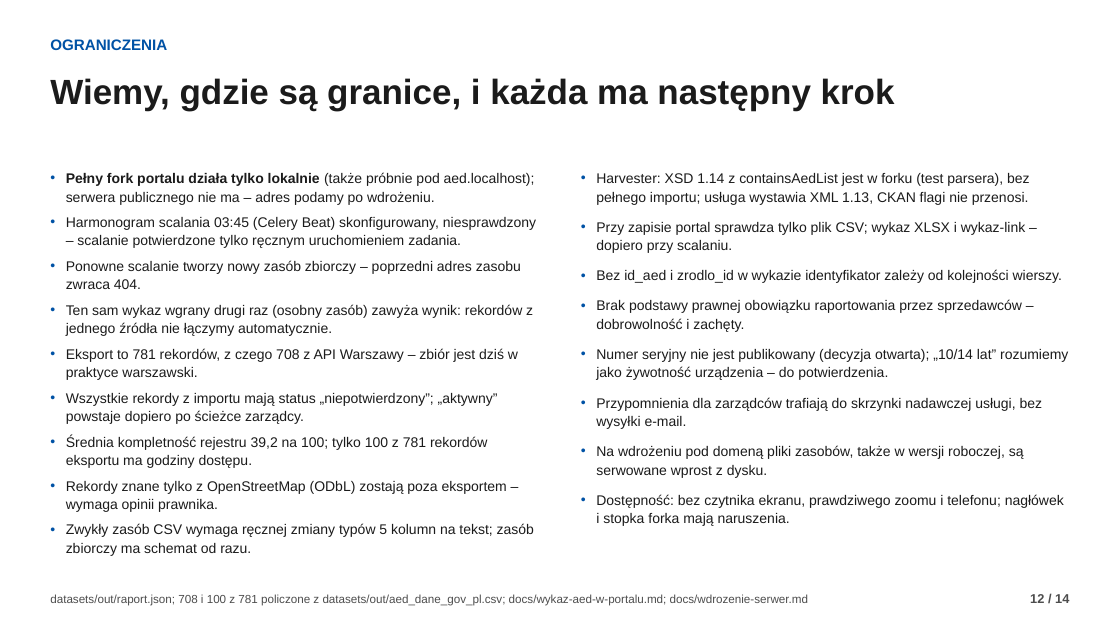
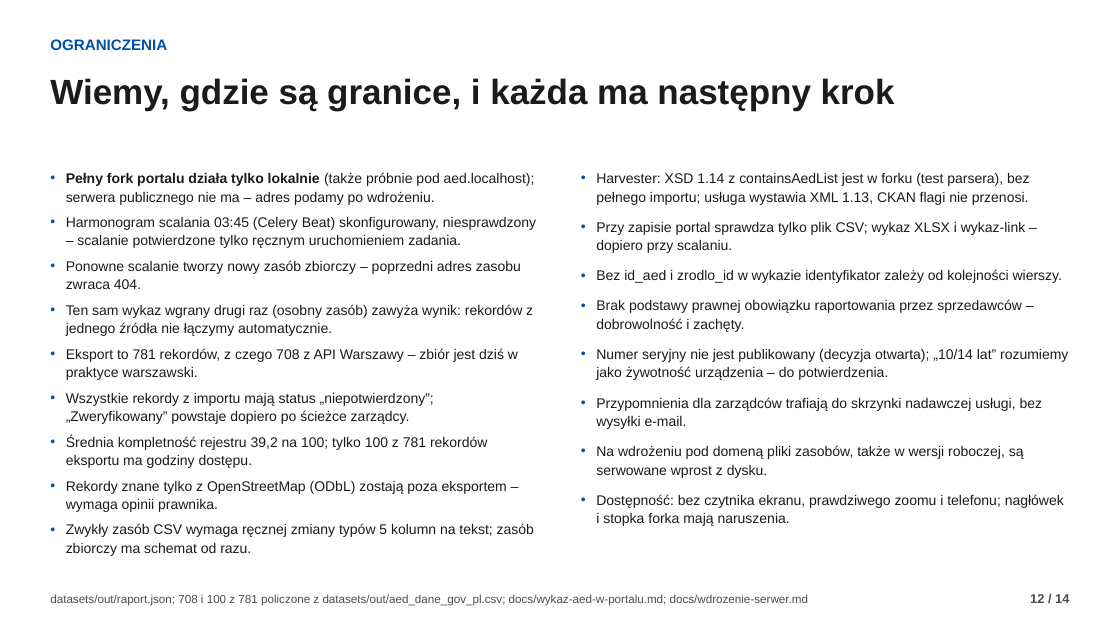
Before and after one commit to fidok15/AED, a slide deck: slide 12 of docs/prezentacja/misja-aed.pptx. Drawn at 1120x630 pixels with LibreOffice and Linux fonts; fonts in the diff are those of the drawing. Boxes give left, top, right and bottom in pixels: in the first picture for what was removed or moved away, otherwise in the second. Text is boxed around its words. In the diff, an @@ line names an element or a change of style, - is before the commit and + after.

Commit message:
docs: 'Zweryfikowany' as the user-facing label of status aktywny; registry and converter steps as seen on screen

```diff
--- a/docs/prezentacja/misja-aed.pptx
+++ b/docs/prezentacja/misja-aed.pptx
@@ text at [66, 393, 434, 424]: text changed @@
-• Wszystkie rekordy z importu mają status „niepotwierdzony”; „aktywny” powstaje dopiero po ścieżce zarządcy.
+• Wszystkie rekordy z importu mają status „niepotwierdzony”; „Zweryfikowany” powstaje dopiero po ścieżce zarządcy.
```
Also in this commit, not shown: 2 other slides changed, 8 other files.
